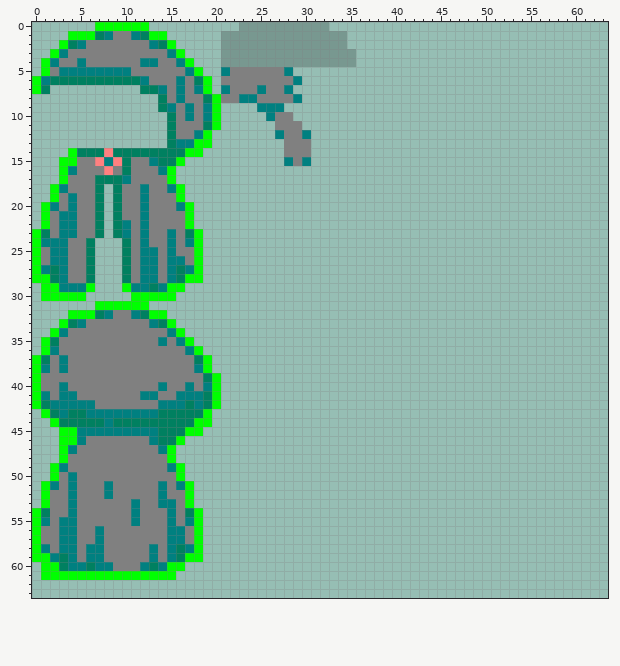
A pixel-art sprite gets an edit: Assets/CoreData/Items/Equipments/Cloaks1/Cloaks1.png. The picture above was drawn from the file before the commit.
The file is 64x64 pixels.
After:
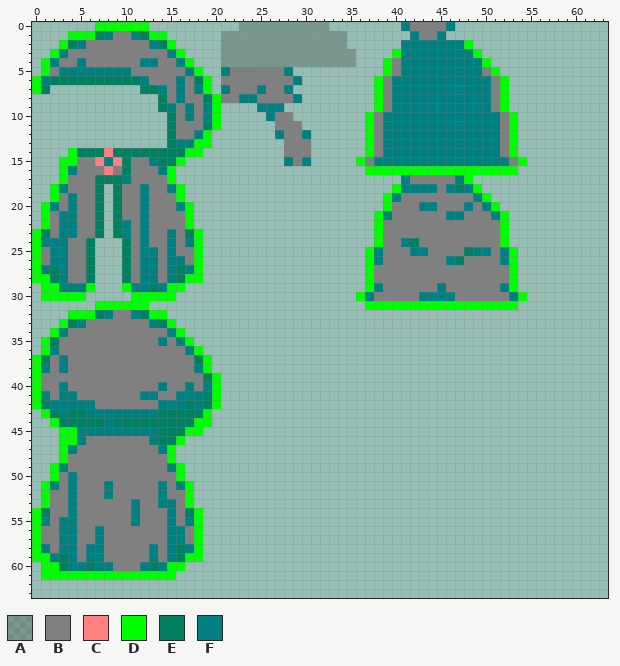
Palette (. is transparent): A #00000033  B #808080  C #ff8080  D #00ff00  E #008060  F #008080
Message: Add HoodlessCloak
Changes in this commit:
Colour B now appears in row 0 at x 42 to 45; in row 1 at x 43 to 44; in row 4 at x 40; in row 5 at x 40 and 50; in rows 6 to 9 at x 39 and 51; in rows 10 to 14 at x 38 and 52.
Colour B now appears in row 15 at x 37 and 53; in row 17 at x 42 to 46; in row 18 at x 45; in row 19 at x 41 to 48; in row 20 at x 40 to 42, 45 to 47 and 49; in row 21 at x 40 to 45 and 48 to 50.
Colour B now appears in rows 22 to 23 at x 39 to 51; in row 24 at x 39 to 40 and 43 to 51; in row 25 at x 39 to 41, 44 to 47 and 51; in row 26 at x 39 to 45 and 48 to 51; in rows 27 to 28 at x 38 to 52; in row 29 at x 39 to 44 and 46 to 51.
Colour B now appears in row 30 at x 38 to 42 and 47 to 52.
Colour D now appears in row 2 at x 48; in row 3 at x 40 and 49; in row 4 at x 39 and 50; in row 5 at x 39 and 51; in rows 6 to 9 at x 38 and 52; in rows 10 to 14 at x 37 and 53.
Colour D now appears in row 15 at x 36 and 54; in row 16 at x 37 to 53; in row 17 at x 48; in row 18 at x 40 and 49; in row 19 at x 39 and 50; in row 20 at x 39 and 51.
Colour D now appears in rows 21 to 24 at x 38 and 52; in rows 25 to 29 at x 37 and 53; in row 30 at x 36 and 54; in row 31 at x 37 to 53.
Colour E now appears in row 18 at x 47; in row 24 at x 42; in row 25 at x 48; in row 26 at x 47.
Colour F now appears in row 0 at x 41 and 46; in row 1 at x 42 and 45; in row 2 at x 41 to 47; in row 3 at x 41 to 48; in rows 4 to 5 at x 41 to 49; in rows 6 to 9 at x 40 to 50.
Colour F now appears in rows 10 to 14 at x 39 to 51; in row 15 at x 38 to 52; in row 17 at x 41 and 47; in row 18 at x 41 to 44, 46 and 48; in row 19 at x 40 and 49; in row 20 at x 43 to 44, 48 and 50.
Colour F now appears in row 21 at x 39, 46 to 47 and 51; in row 24 at x 41; in row 25 at x 38, 42 to 43, 49 to 50 and 52; in row 26 at x 38, 46 and 52; in row 29 at x 38, 45 and 52; in row 30 at x 37, 43 to 46 and 53.
